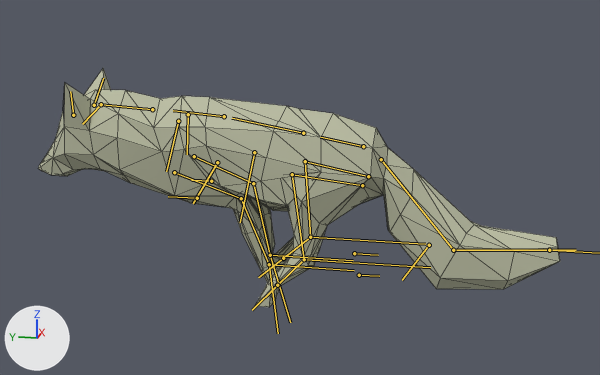
Before and after pictures for a commit that changed the FBX model Assets/Meshes/fox.fbx.
Rendered twice from a 50 mm lens placed at (-0.829, -0.235, 0.322), pointed at (0.007, -0.068, 0.113). The axes (+X, +Y, +Z) are drawn at lower left. The lights are the same throughout. Both versions are drawn at frame 1 of the action 'fox|Head-look-around'; the numbers are the values there. The bones that bend it are drawn over the model as lines. Mesh edges are drawn as thin lines.
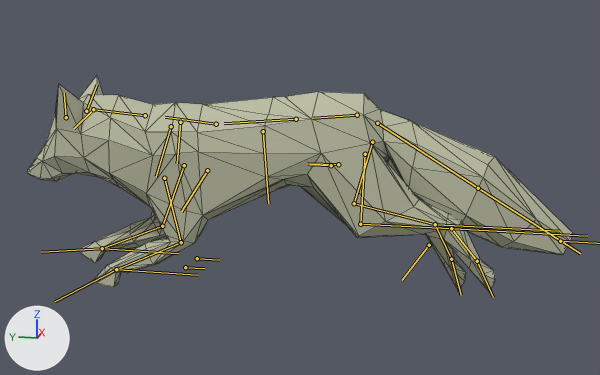
What the commit changed:
Bone 'spine.004' (bone_spine_004) moves from (-0.001, -0.06, 0.177) to (0.0, -0.012, 0.055).
Bone 'spine.004' (bone_spine_004) turns from (-2, 5, 0) to (14, 0, 0) degrees about its own x, y and z.
Bone 'tail.001' (bone_tail_001) turns from (-4, 8, 2) to (-1, 2, -2) degrees about its own x, y and z.
Bone 'tail.002' (bone_tail_002) turns from (39, 0, 0) to (-15, 0, 0) degrees about its own x, y and z.
Bone 'spine.005' (bone_spine_005) turns from (-10, -1, 1) to (-11, 0, 0) degrees about its own x, y and z.
Bone 'spine.008' (bone_spine_008) turns from (26, -8, -3) to (10, 0, 0) degrees about its own x, y and z.
Bone 'front_thigh.L' (bone_front_thigh_l) turns from (42, 0, 9) to (-13, 5, 4) degrees about its own x, y and z.
Bone 'front_shin.L' (bone_front_shin_l) turns from (-39, -1, -4) to (-66, -3, -5) degrees about its own x, y and z.
Bone 'front_foot.L' (bone_front_foot_l) turns from (47, 5, -1) to (64, 4, 4) degrees about its own x, y and z.
Bone 'front_thigh.R' (bone_front_thigh_r) turns from (46, -6, -11) to (-43, -5, 0) degrees about its own x, y and z.
Bone 'front_shin.R' (bone_front_shin_r) turns from (-46, 2, 4) to (-39, 1, 4) degrees about its own x, y and z.
Bone 'front_foot.R' (bone_front_foot_r) turns from (63, -3, -1) to (45, -2, -2) degrees about its own x, y and z.
Bone 'belly' (bone_belly) moves from (0.001, -0.031, 0.037) to (0.004, -0.11, 0.08).
Bone 'thigh.L' (bone_thigh_l) turns from (-44, -3, 6) to (34, 1, -7) degrees about its own x, y and z.
Bone 'shin.L' (bone_shin_l) turns from (11, 0, 0) to (-1, 0, 0) degrees about its own x, y and z.
Bone 'paw.L' (bone_paw_l) turns from (46, -6, -2) to (32, -6, 0) degrees about its own x, y and z.
Bone 'thigh.R' (bone_thigh_r) turns from (-49, -9, 7) to (21, -1, 5) degrees about its own x, y and z.
Bone 'shin.R' (bone_shin_r) turns from (9, 0, 0) to (0, 0, 0) degrees about its own x, y and z.
Bone 'paw.R' (bone_paw_r) turns from (45, 2, 2) to (34, 1, 0) degrees about its own x, y and z.

Changed parts and their boxes [x1, y1, x2, y2] in the pictures (600 x 375 px):
'mesh', posed (9% shorter): before [38, 68, 560, 307]; after [27, 75, 573, 292]
bone 'spine.004', root to tip: before (363, 146) to (320, 137); after (357, 115) to (313, 118)
bone 'tail.001', root to tip: before (381, 159) to (453, 250); after (377, 123) to (478, 188)
bone 'tail.002', root to tip: before (453, 250) to (576, 250); after (478, 188) to (580, 253)
bone 'spine.005', root to tip: before (303, 133) to (232, 118); after (296, 119) to (224, 123)
bone 'spine.008', root to tip: before (224, 116) to (173, 110); after (216, 124) to (165, 117)
bone 'front_thigh.L', root to tip: before (174, 172) to (241, 198); after (164, 178) to (181, 242)
bone 'front_shin.L', root to tip: before (241, 198) to (269, 264); after (181, 242) to (116, 269)
bone 'front_foot.L', root to tip: before (269, 264) to (278, 333); after (116, 269) to (55, 301)
bone 'front_thigh.R', root to tip: before (194, 156) to (253, 183); after (184, 165) to (162, 226)
bone 'front_shin.R', root to tip: before (253, 183) to (270, 255); after (162, 226) to (102, 248)
bone 'front_foot.R', root to tip: before (270, 255) to (290, 322); after (102, 248) to (41, 252)
bone 'belly', root to tip: before (254, 152) to (240, 222); after (263, 131) to (268, 203)
bone 'thigh.L', root to tip: before (362, 185) to (292, 174); after (365, 154) to (360, 224)
bone 'shin.L', root to tip: before (292, 174) to (304, 259); after (360, 224) to (451, 228)
bone 'paw.L', root to tip: before (277, 285) to (252, 310); after (477, 261) to (493, 297)
bone 'thigh.R', root to tip: before (368, 176) to (305, 161); after (372, 142) to (354, 203)
bone 'shin.R', root to tip: before (305, 161) to (310, 237); after (354, 203) to (435, 224)
bone 'paw.R', root to tip: before (283, 258) to (258, 277); after (451, 259) to (461, 295)
